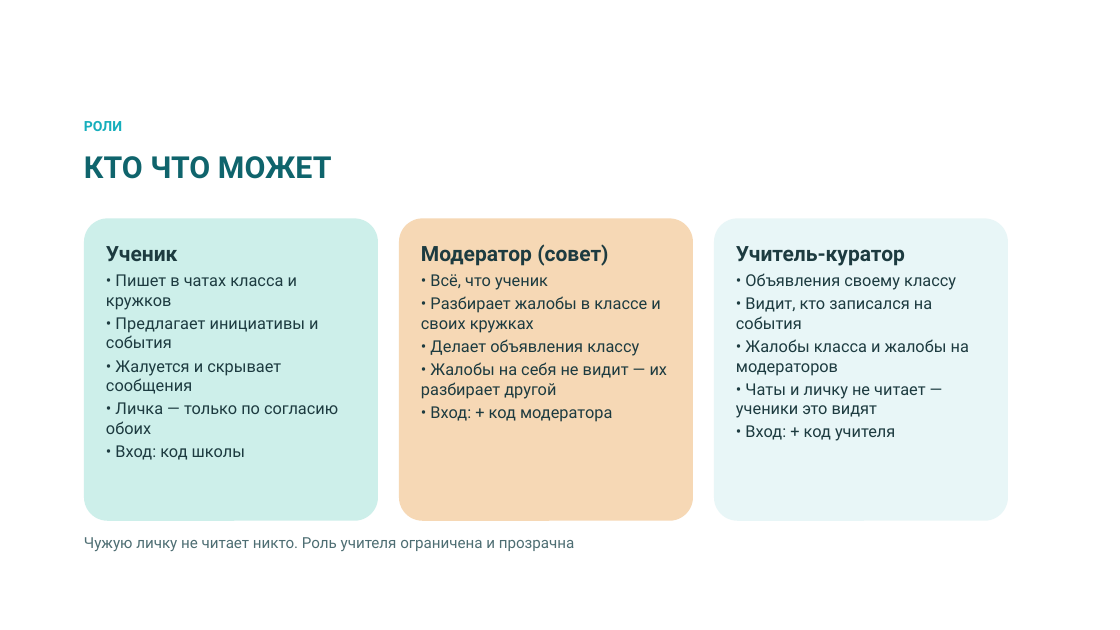
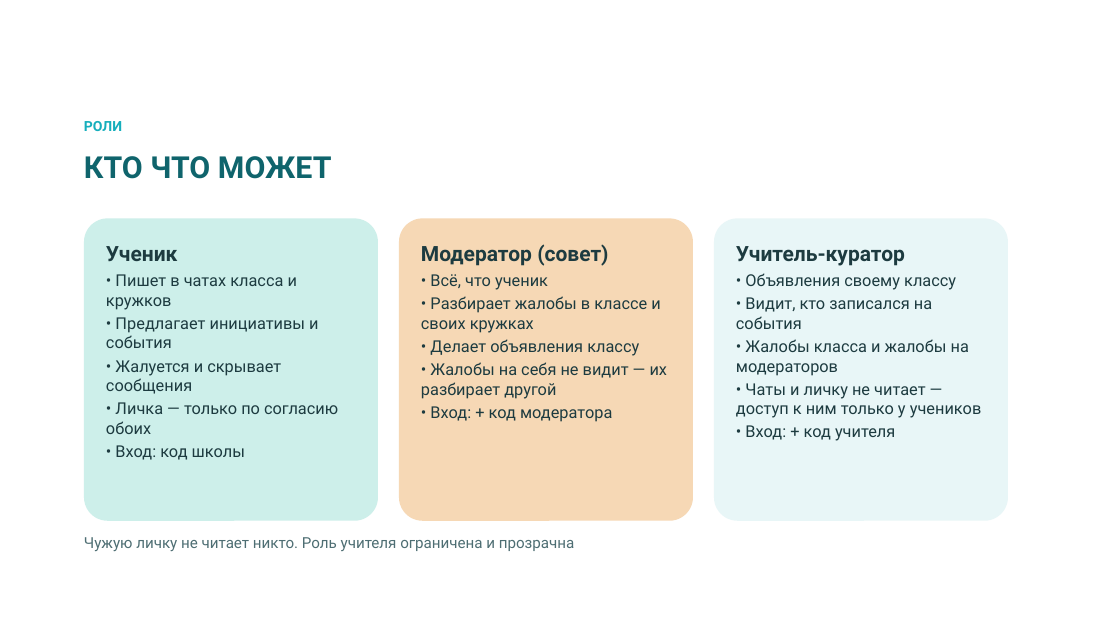
Before and after one commit to bnhogpad228/school-app, a slide deck: slide 6 of presentation/shkolny-dvor-SK-sreda.pptx. Drawn at 1120x630 pixels with LibreOffice and Linux fonts; fonts in the diff are those of the drawing; background and template pictures are left out. Boxes give left, top, right and bottom in pixels: in the first picture for what was removed or moved away, otherwise in the second. Text is boxed around its words. In the diff, an @@ line names an element or a change of style, - is before the commit and + after.

```diff
--- a/presentation/shkolny-dvor-SK-sreda.pptx
+++ b/presentation/shkolny-dvor-SK-sreda.pptx
@@ text in rounded rectangle at (736,383,982,418): text changed @@
-• Чаты и личку не читает — ученики это видят
+• Чаты и личку не читает — доступ к ним только у учеников
```
Also in this commit, not shown: 1 other slide changed, 8 other files.
